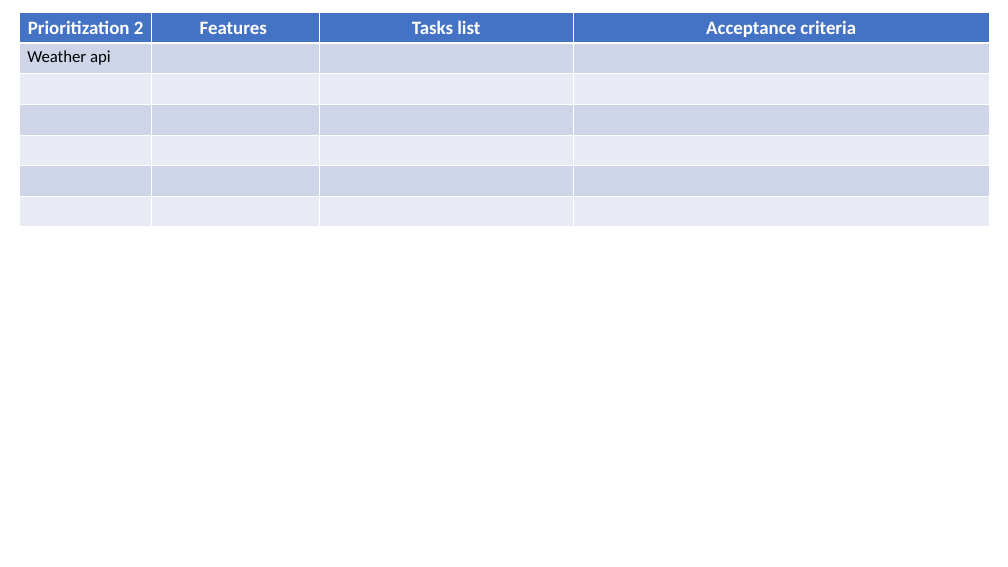
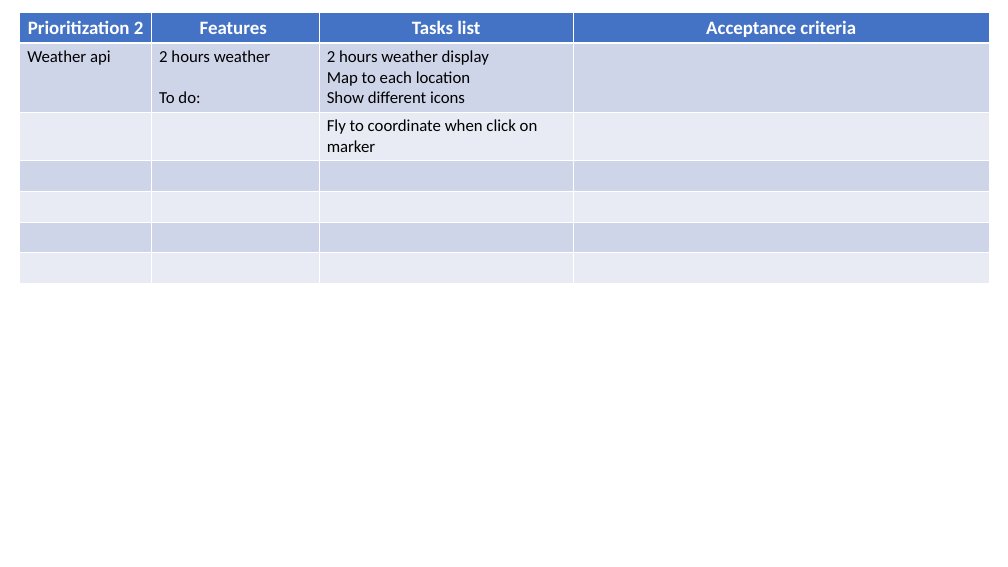
Before and after one commit to annette-p/pre-wedding-photoshoot-locations, a slide deck: slide 10 of wireframe.pptx. Drawn at 1008x567 pixels with LibreOffice and Linux fonts; fonts in the diff are those of the drawing. Boxes give left, top, right and bottom in pixels: in the first picture for what was removed or moved away, otherwise in the second. Text is boxed around its words. In the diff, an @@ line names an element or a change of style, - is before the commit and + after.

Commit message:
initial setup for 2hr weather api, moment.js library, weather control panel html and styling

```diff
--- a/wireframe.pptx
+++ b/wireframe.pptx
@@ table at [20, 12, 990, 281] @@
-row 2: Weather api |  |  | 
+row 2: Weather api | 2 hours weather / To do: | 2 hours weather display / Map to each location / Show different icons | 
+row 3:  |  | Fly to coordinate when click on marker | 
-row 7:  |  |  | 
```
Also in this commit, not shown: 2 other slides changed, 4 other files.
